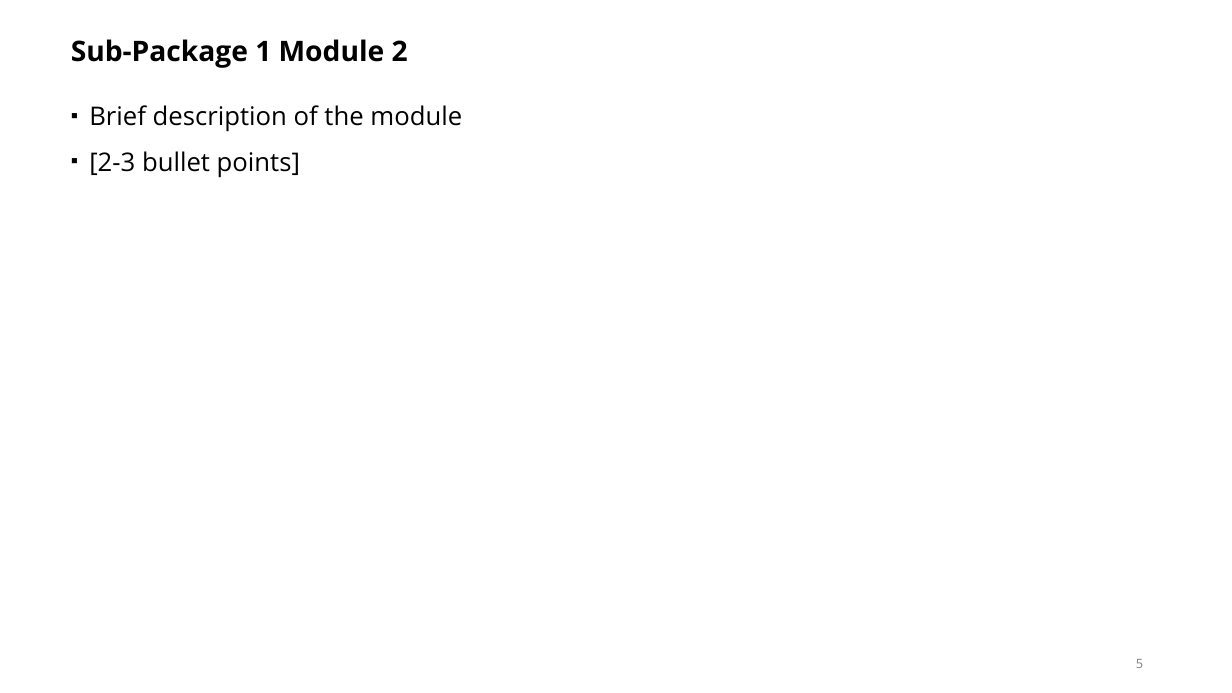
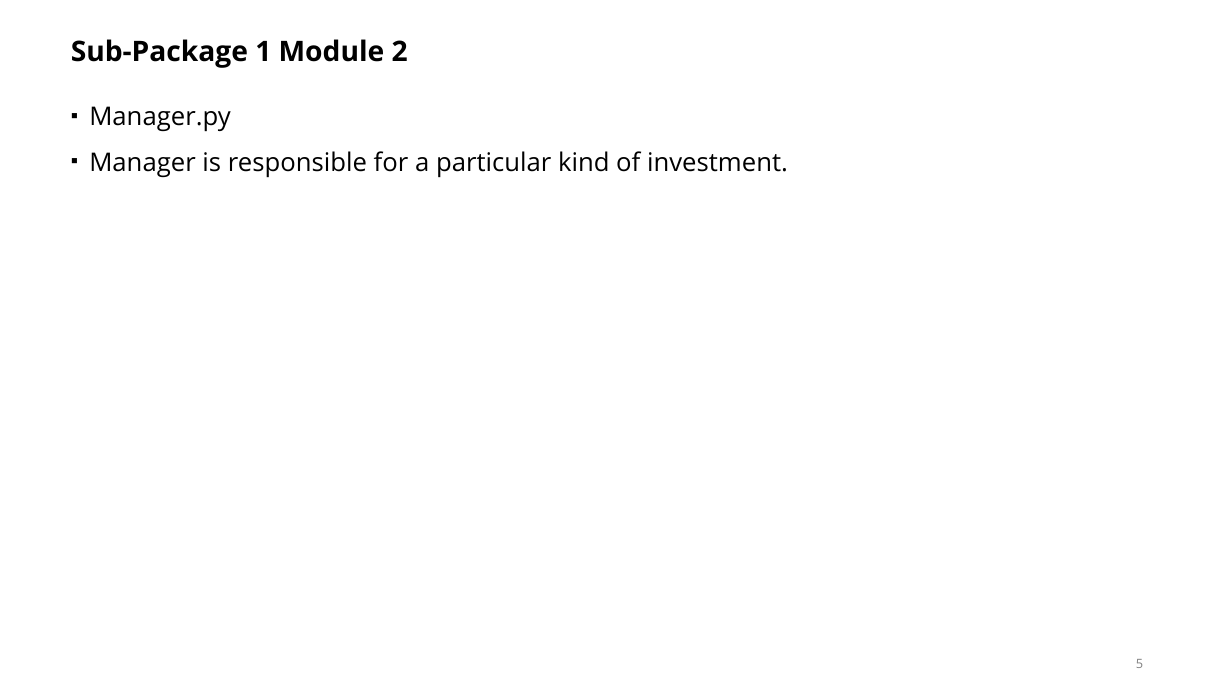
Before and after one commit to pengyuyang-315/Banking-Management, a slide deck: slide 5 of Presentation Template.pptx. Drawn at 1232x693 pixels with LibreOffice and Linux fonts; fonts in the diff are those of the drawing. Boxes give left, top, right and bottom in pixels: in the first picture for what was removed or moved away, otherwise in the second. Text is boxed around its words. In the diff, an @@ line names an element or a change of style, - is before the commit and + after.

```diff
--- a/Presentation Template.pptx
+++ b/Presentation Template.pptx
@@ text at (x1=89, y1=106, x2=788, y2=178): text changed @@
-▪ Brief description of the module
-▪ [2-3 bullet points]
+▪ Manager.py
+▪ Manager is responsible for a particular kind of investment.
```
Also in this commit, not shown: 8 other slides changed.
